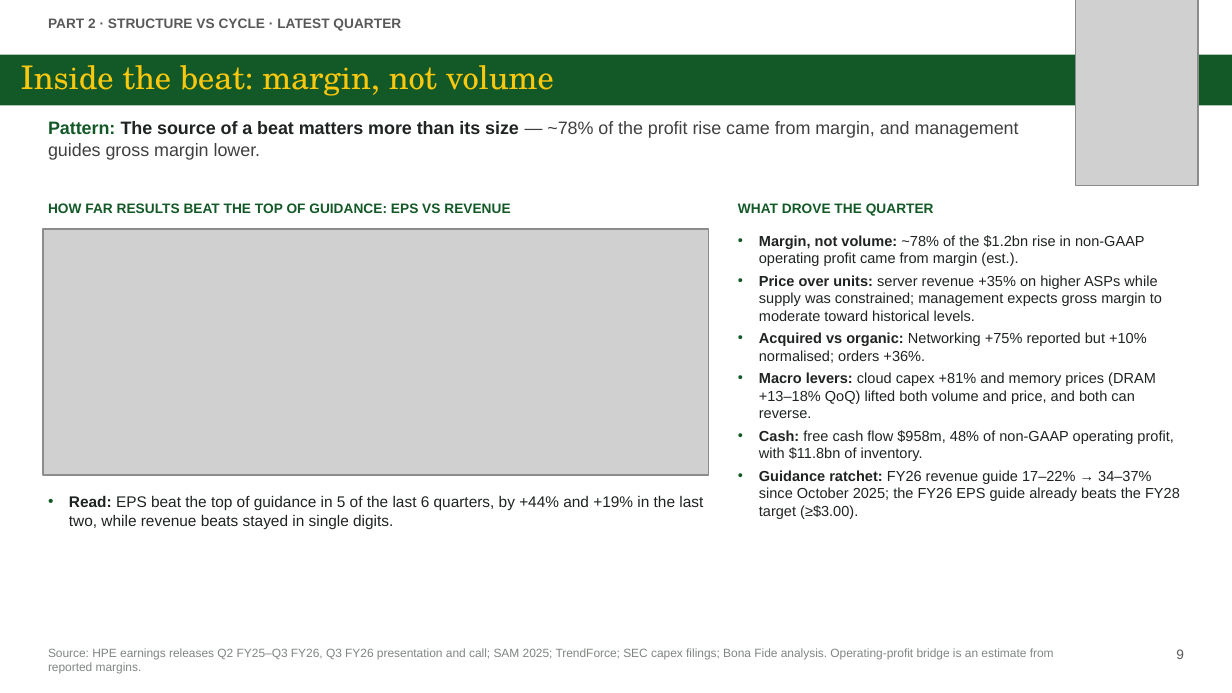
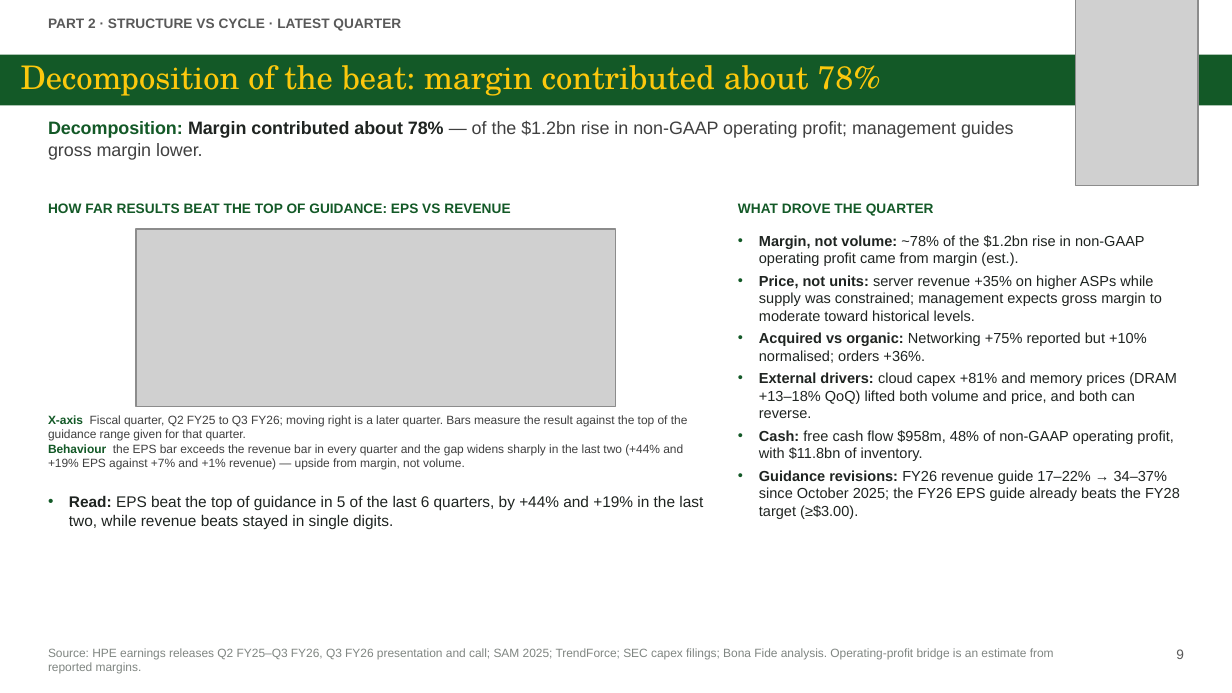
Before and after one commit to zhejiahu-tudelft/bonafide, a slide deck: slide 9 of HPE/final/HPE_Investment_Presentation.pptx. Drawn at 1232x693 pixels with LibreOffice and Linux fonts; fonts in the diff are those of the drawing; grey boxes stand for pictures. Boxes give left, top, right and bottom in pixels: in the first picture for what was removed or moved away, otherwise in the second. Text is boxed around its words. In the diff, an @@ line names an element or a change of style, - is before the commit and + after.

```diff
--- a/HPE/final/HPE_Investment_Presentation.pptx
+++ b/HPE/final/HPE_Investment_Presentation.pptx
@@ title at [21, 65, 880, 96]: text changed @@
-Inside the beat: margin, not volume
+Decomposition of the beat: margin contributed about 78%
@@ text at [48, 121, 1014, 160]: text changed @@
-Pattern: The source of a beat matters more than its size — ~78% of the profit rise came from margin, and management guides gross margin lower.
+Decomposition: Margin contributed about 78% — of the $1.2bn rise in non-GAAP operating profit; management guides gross margin lower.
@@ picture: place and size @@
-picture at [43, 229, 708, 476]
+picture at [136, 229, 615, 407]
@@ text at [759, 275, 1162, 321]: text changed @@
-• Price over units: server revenue +35% on higher ASPs while supply was constrained; management expects gross margin to moderate toward historical levels.
+• Price, not units: server revenue +35% on higher ASPs while supply was constrained; management expects gross margin to moderate toward historical levels.
@@ text at [759, 372, 1177, 418]: text changed @@
-• Macro levers: cloud capex +81% and memory prices (DRAM +13–18% QoQ) lifted both volume and price, and both can reverse.
+• External drivers: cloud capex +81% and memory prices (DRAM +13–18% QoQ) lifted both volume and price, and both can reverse.
@@ text added at [48, 415, 688, 470], 7 pt, text #404040 @@
+X-axis Fiscal quarter, Q2 FY25 to Q3 FY26; moving right is a later quarter. Bars measure the result against the top of the guidance range given for that quarter.
+Behaviour the EPS bar exceeds the revenue bar in every quarter and the gap widens sharply in the last two (+44% and +19% EPS against +7% and +1% revenue) — upside from margin, not volume.
@@ text at [759, 470, 1180, 519]: text changed @@
-• Guidance ratchet: FY26 revenue guide 17–22% → 34–37% since October 2025; the FY26 EPS guide already beats the FY28 target (≥$3.00).
+• Guidance revisions: FY26 revenue guide 17–22% → 34–37% since October 2025; the FY26 EPS guide already beats the FY28 target (≥$3.00).
```
Also in this commit, not shown: 27 other slides changed, 38 other files.
